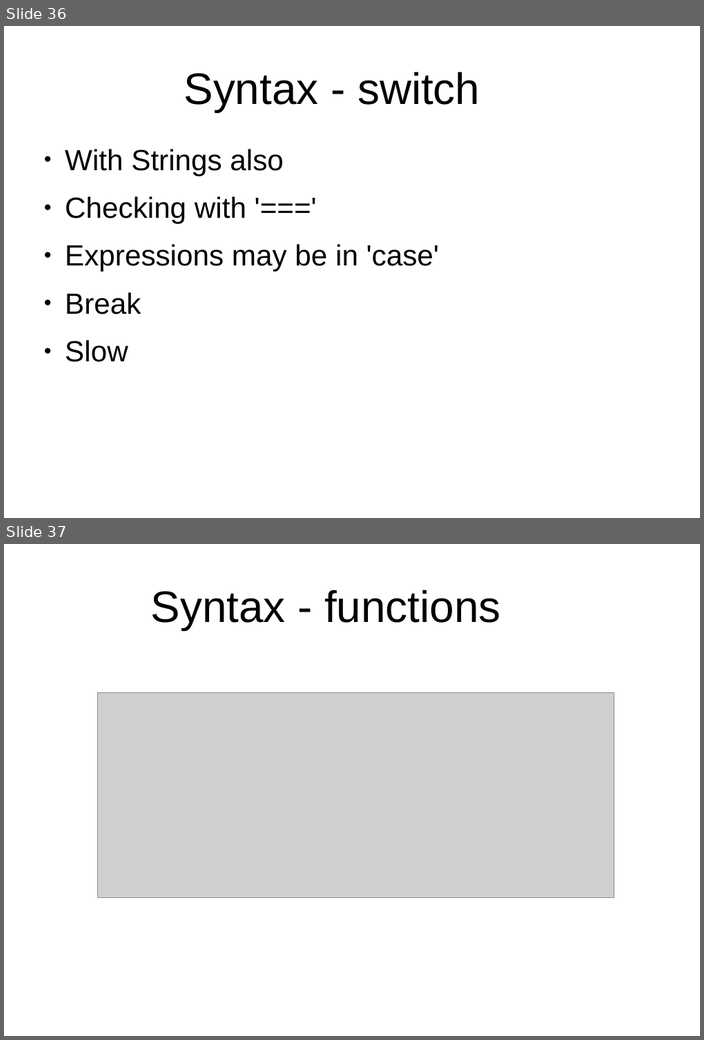
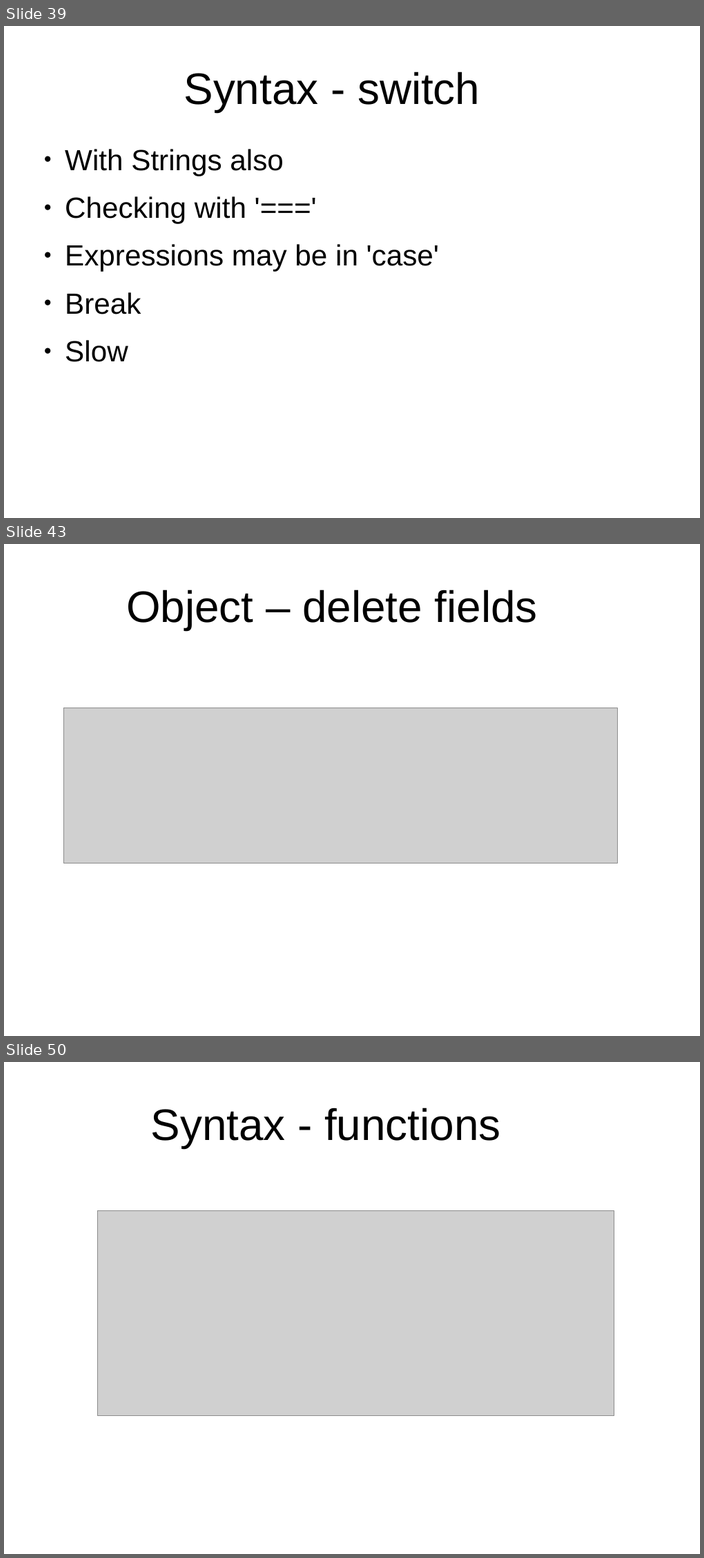
Before and after one commit to peterborkuti/other, a slide deck: JavaScriptBasics/jsbasics-slide.odp. Shown one above the other, each under a label of ours: slides 36 and 37 before the commit, slides 39, 43 and 50 after it; the slides between them are not shown. The pictures are 704x1040 and 704x1558 pixels, drawn with LibreOffice and Linux fonts; fonts in the diff are those of the drawing; grey boxes stand for pictures; background and template pictures are left out. Boxes give left, top, right and bottom in pixels: in the first picture for what was removed or moved away, otherwise in the second. Text is boxed around its words. In the diff, an @@ line names an element or a change of style, - is before the commit and + after.

```diff
--- a/JavaScriptBasics/jsbasics-slide.odp
+++ b/JavaScriptBasics/jsbasics-slide.odp
@@ slide 43 added at [4,544,700,1036], background #FFFFFF @@
@@ title added at [126,590,537,630], 53.3 pt, text #000000 @@
+Object – delete fields
@@ picture added at [63,708,617,863] @@
@@ what was slide 36 is now slide 39 @@
@@ what was slide 37 is now slide 50 @@
```
Also in this commit, not shown: 2 slides changed, 12 other slides added, 5 other files.
